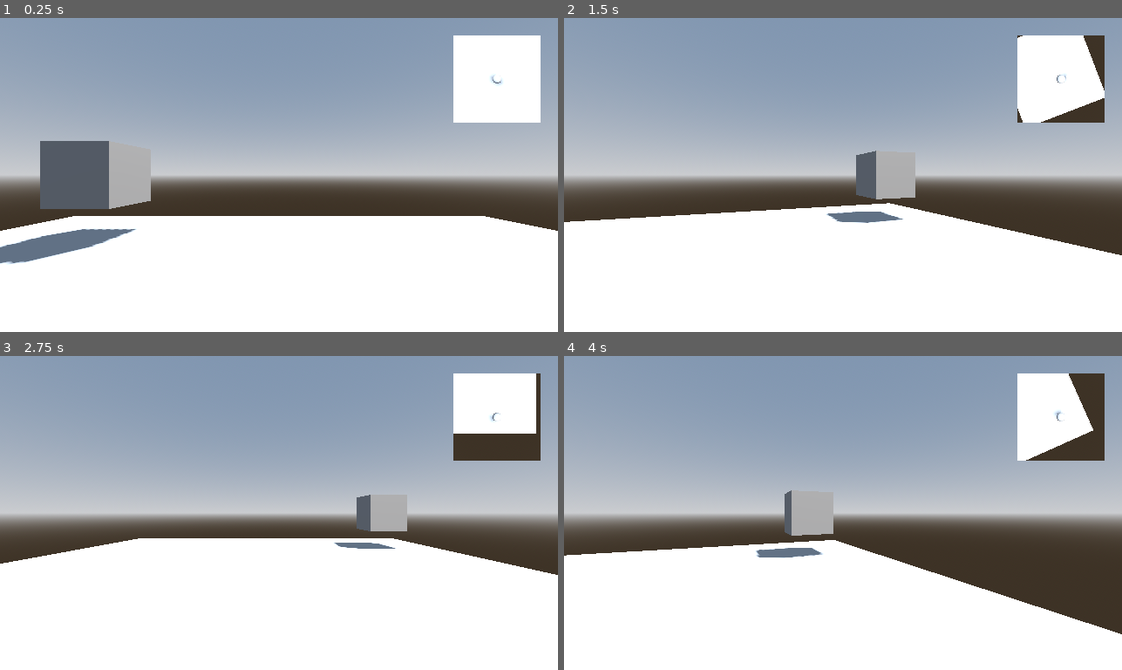
Above: before the commit, frames 1-4 (two rows, left to right).
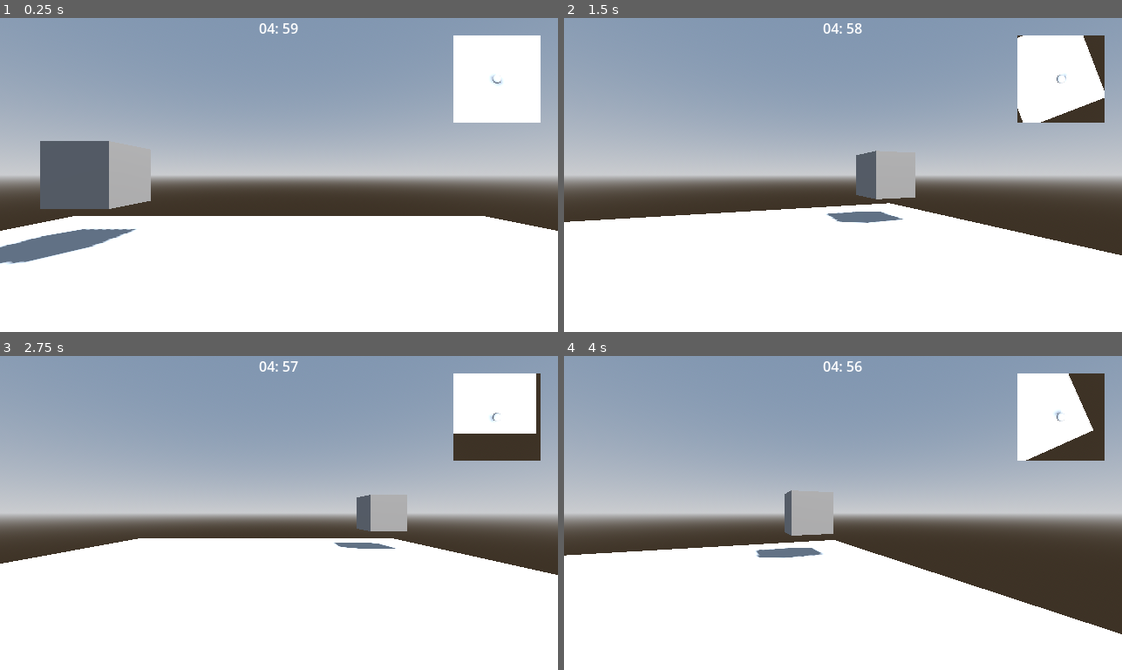
Above: after the commit, the same moments.

Repository: danielday-dev/dungeon-crawler-jam-2025
Game: Godot game, scene res://Levels/level.tscn
The game is run twice, just before and just after one commit, with the same random seed, the same clock (stepped at 60 frames per second) and the same inputs.
Inputs:
- Up to frame 1 (0.25 s): no input
- Up to frame 2 (1.5 s): tap Enter at 0.5 s; hold D (right) 0.53-1.28 s; tap Q (look_left) at 0.6 s; hold S (down) from 1.28 s (still down); tap E (look_right) at 1.35 s
- Up to frame 3 (2.75 s): release S (down) at 2.03 s; hold D (right) from 2.03 s (still down); tap Q (look_left) at 2.1 s
- Up to frame 4 (4 s): release D (right) at 2.78 s; hold W (up) 2.78-3.53 s; tap E (look_right) at 2.85 s; hold A (left) from 3.53 s (still down); tap Q (look_left) at 3.6 s

The runs differ from the first frame. In frame 1, 0.1% of the frame differs, in the area x 46-54%, y 1-5%; in frame 2, 0.1%; in frame 3, 0.1%; in frame 4, 0.1%.

Commit message:
feat: countdown and variable heartbeat
heart rate is synced with the countdown speed. base rate is 60 so will align with real time until modified

Diff:
--- a/Assets/Player/player.gd
+++ b/Assets/Player/player.gd
@@ -18,8 +18,6 @@
 var is_turning: bool = false
 var input_turn_direction: float = 0.0
 
-signal onPlayerMove
-
 func _unhandled_input(event):
 	if event is InputEventKey:
 		if event.pressed and event.keycode == KEY_ESCAPE:
@@ -37,7 +35,6 @@
 		if move_amount >= TILE_SIZE:
 			move_amount = 0.0
 			is_moving = false
-			print_debug("finish moving")
 		return;
 
 	# Prioritise forward move over side moves - do not allow diagonals
@@ -47,7 +44,6 @@
 	if move_input_v != 0.0 || move_input_h:
 		move_direction = (head.transform.basis * Vector3(move_input_h, 0, move_input_v)).normalized()
 		is_moving = true
-		print_debug("start moving")
 		return
 
 func _turn_head(delta: float):
@@ -58,7 +54,6 @@
 		turn_rotation_amount = next_turn_amount
 		if turn_rotation_amount >= ROTATE_DEGREES:
 			is_turning = false
-			print_debug("finished turning")
 		return
 
 	input_turn_direction = Input.get_axis("look_left", "look_right")
@@ -66,6 +61,5 @@
 	if input_turn_direction == 0.0:
 		return
 
-	print_debug("turning..")
 	is_turning = true
 	turn_rotation_amount = 0.0
--- /dev/null
+++ b/Assets/Timer/timer.gd
@@ -0,0 +1,32 @@
+extends RichTextLabel
+
+@onready var _audio_source = $AudioStreamPlayer
+
+var _time_left : float = 5.0 * 60.0;
+var _base_bpm := 60.0
+var _bpm := 60.0
+var _time_since_last_beat = 0.0
+
+signal onHeartBeat
+
+func _process(delta: float) -> void:
+	_update_timer(delta)
+	_heartbeat(delta)
+
+func _update_timer(delta: float) -> void:
+	var bpm_modifier = _bpm / _base_bpm
+	_time_left -= delta * bpm_modifier
+	var mins = floor(_time_left / 60.0)
+	var secs = _time_left - (mins * 60.0)
+	text = "%02d: %02d" % [mins, secs]
+
+func _heartbeat(delta: float) -> void:
+	_time_since_last_beat += delta
+	var bps = 60.0 / _bpm
+	if (_time_since_last_beat >= bps):
+		_play_heartbeat()
+		_time_since_last_beat -= bps
+
+func _play_heartbeat() -> void:
+	_audio_source.play()
+	onHeartBeat.emit()
--- /dev/null
+++ b/Assets/Timer/timer_text.tscn
@@ -0,0 +1,19 @@
+[gd_scene load_steps=3 format=3 uid="uid://be0lmohgkj2qu"]
+
+[ext_resource type="Script" uid="uid://te48db7j1h6v" path="res://Assets/Timer/timer.gd" id="1_1kpqb"]
+[ext_resource type="AudioStream" uid="uid://com5h5y7sevbb" path="res://Countdown_Tick.wav" id="2_t3d5k"]
+
+[node name="TimerText" type="RichTextLabel"]
+anchors_preset = 5
+anchor_left = 0.5
+anchor_right = 0.5
+offset_left = -117.5
+offset_right = 117.5
+offset_bottom = 40.0
+grow_horizontal = 2
+text = "TIMER"
+horizontal_alignment = 1
+script = ExtResource("1_1kpqb")
+
+[node name="AudioStreamPlayer" type="AudioStreamPlayer" parent="."]
+stream = ExtResource("2_t3d5k")
--- a/Levels/level.tscn
+++ b/Levels/level.tscn
@@ -1,7 +1,8 @@
-[gd_scene load_steps=8 format=3 uid="uid://dnfslepljw6c2"]
+[gd_scene load_steps=9 format=3 uid="uid://dnfslepljw6c2"]
 
 [ext_resource type="PackedScene" uid="uid://dvfg7eq1a00s2" path="res://Assets/Player/player.tscn" id="1_s41d2"]
-[ext_resource type="Script" uid="uid://cjq6hjyjcbwxh" path="res://Levels/sub_viewport.gd" id="2_gtnvv"]
+[ext_resource type="Script" uid="uid://cjq6hjyjcbwxh" path="res://Levels/minimap.gd" id="2_gtnvv"]
+[ext_resource type="PackedScene" uid="uid://be0lmohgkj2qu" path="res://Assets/Timer/timer_text.tscn" id="3_wav5q"]
 
 [sub_resource type="ProceduralSkyMaterial" id="ProceduralSkyMaterial_s41d2"]
 sky_horizon_color = Color(0.662243, 0.671743, 0.686743, 1)
@@ -63,3 +64,5 @@
 [node name="MapCamera3D" type="Camera3D" parent="CanvasLayer/SubViewportContainer/SubViewport"]
 projection = 1
 size = 10.0
+
+[node name="TimerText" parent="CanvasLayer" instance=ExtResource("3_wav5q")]
--- a/Levels/sub_viewport.gd
+++ b/Levels/minimap.gd
@@ -1,14 +1,11 @@
 extends SubViewport
 
-# Reference the camera and the player
-# "@export" keyword will expose these two variables in the inspector
 @export var camera_node : Node3D
 @export var player_node : Node3D
 
 var map_cam_position;
 
 func _process(delta: float) -> void:
-	# Let camera move with player
 	camera_node.set_global_position(map_cam_position.get_global_position())
 	camera_node.set_global_rotation(map_cam_position.get_global_rotation())
 
Not shown, added: Assets/Countdown_Tick.wav.import
Not shown, added: Assets/Timer/timer.gd.uid
Not shown, added: Countdown_Tick.wav.import
Renamed: Levels/sub_viewport.gd.uid -> Levels/minimap.gd.uid
Not shown, added: Assets/Countdown_Tick.wav
Not shown, added: Countdown_Tick.wav
